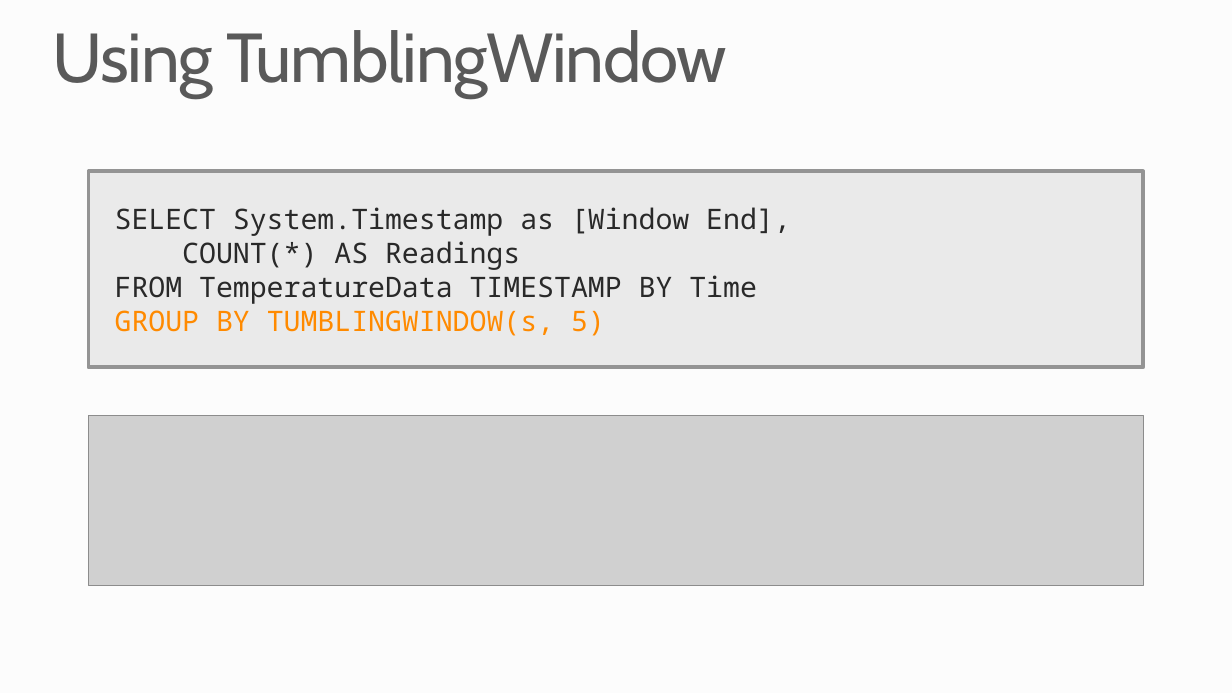
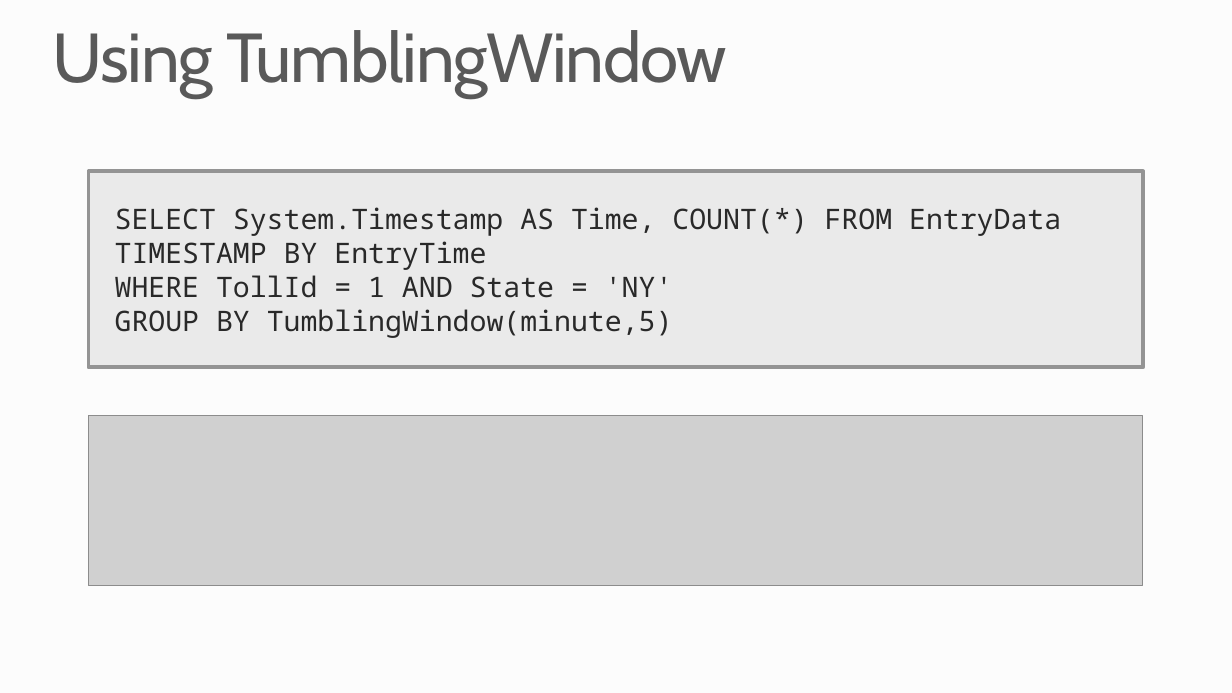
Before and after one commit to MSRConnections/Azure-training-course, a slide deck: slide 7 of Content/Stream Analytics/Azure Stream Analytics.pptx (slide 8 before the commit). Drawn at 1232x693 pixels with LibreOffice and Linux fonts; fonts in the diff are those of the drawing; grey boxes stand for pictures; background and template pictures are left out. Boxes give left, top, right and bottom in pixels: in the first picture for what was removed or moved away, otherwise in the second. Text is boxed around its words. In the diff, an @@ line names an element or a change of style, - is before the commit and + after.

```diff
--- a/Content/Stream Analytics/Azure Stream Analytics.pptx
+++ b/Content/Stream Analytics/Azure Stream Analytics.pptx
@@ text in rectangle at <box>115,207,1061,338</box>: text changed @@
-SELECT System.Timestamp as [Window End],
-COUNT(*) AS Readings
-FROM TemperatureData TIMESTAMP BY Time
-GROUP BY TUMBLINGWINDOW(s, 5)
+SELECT System.Timestamp AS Time, COUNT(*) FROM EntryData
+TIMESTAMP BY EntryTime
+WHERE TollId = 1 AND State = 'NY'
+GROUP BY TumblingWindow(minute,5)
```
Also in this commit, not shown: 1 other slide changed, 4 slides added, 4 slides removed.
